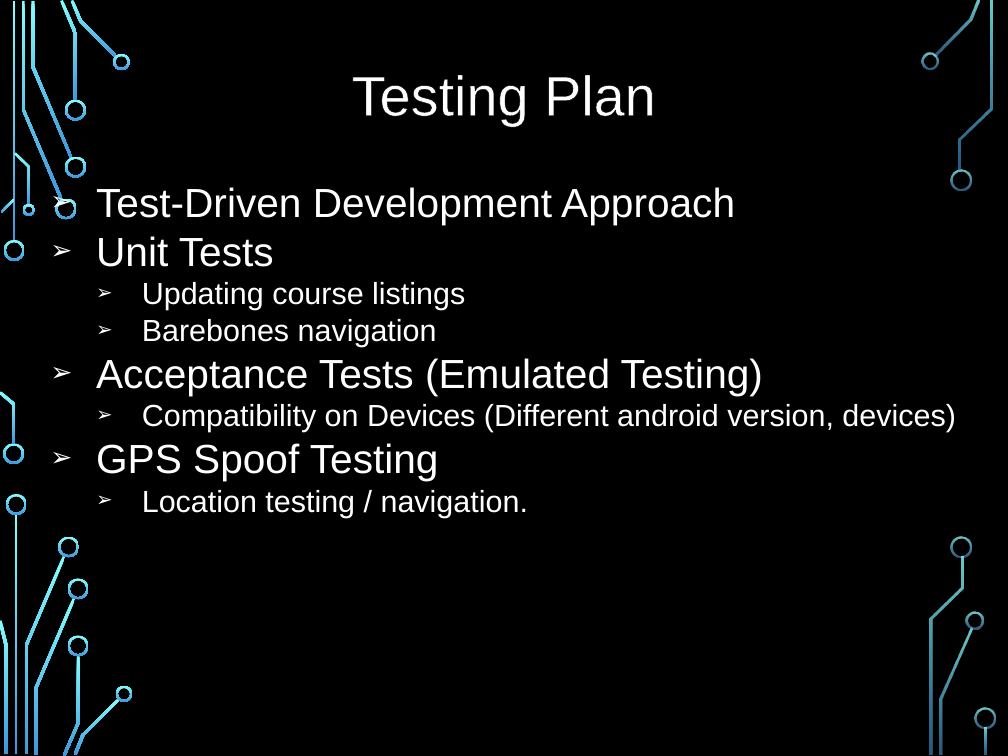
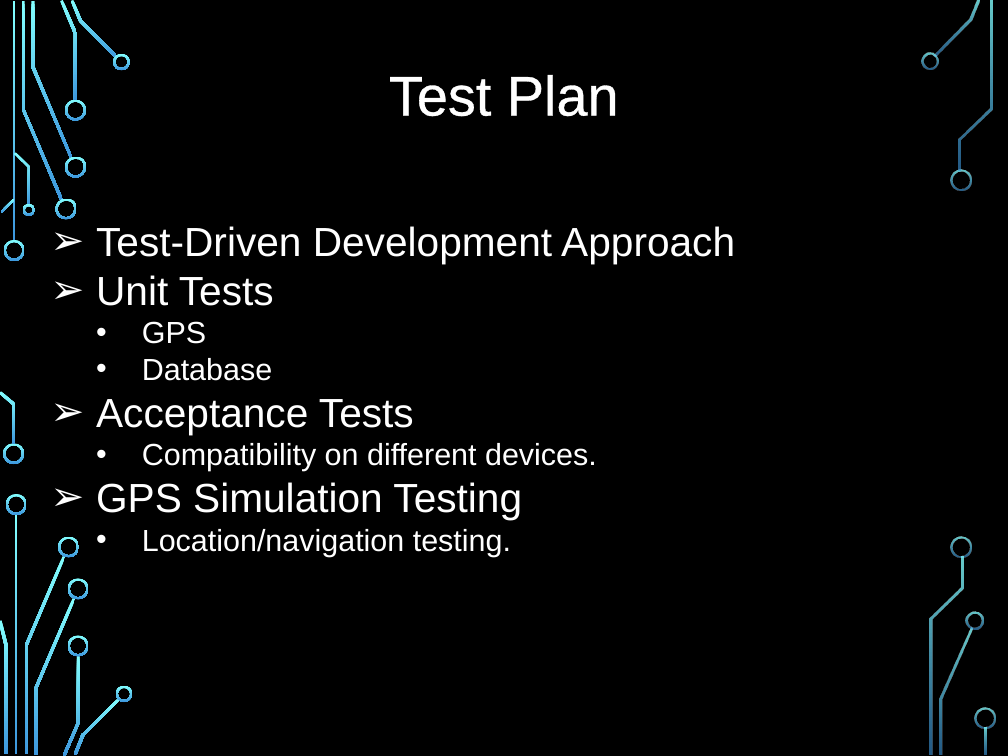
Before and after one commit to jaap15/UAH_APP, a slide deck: slide 15 of CPE495 Slides.pptx (slide 16 before the commit). Drawn at 1008x756 pixels with LibreOffice and Linux fonts; fonts in the diff are those of the drawing; background and template pictures are left out. Boxes give left, top, right and bottom in pixels: in the first picture for what was removed or moved away, otherwise in the second. Text is boxed around its words. In the diff, an @@ line names an element or a change of style, - is before the commit and + after.

```diff
--- a/CPE495 Slides.pptx
+++ b/CPE495 Slides.pptx
@@ text at [389, 75, 619, 117]: text changed @@
-Testing Plan
+Test Plan
@@ text "Test-Driven Development Approach": place and size @@
-text "Test-Driven Development Approach" at [96, 187, 956, 518]
+text "Test-Driven Development Approach" at [96, 226, 735, 557]
@@ text at [96, 321, 597, 557]: text changed @@
-  ➢ Updating course listings
-  ➢ Barebones navigation
-➢ Acceptance Tests (Emulated Testing)
-  ➢ Compatibility on Devices (Different android version, devices)
-➢ GPS Spoof Testing
-  ➢ Location testing / navigation.
+  • GPS
+  • Database
+➢ Acceptance Tests
+  • Compatibility on different devices.
+➢ GPS Simulation Testing
+  • Location/navigation testing.
```
Also in this commit, not shown: 17 other slides changed, 3 slides added, 4 slides removed.
